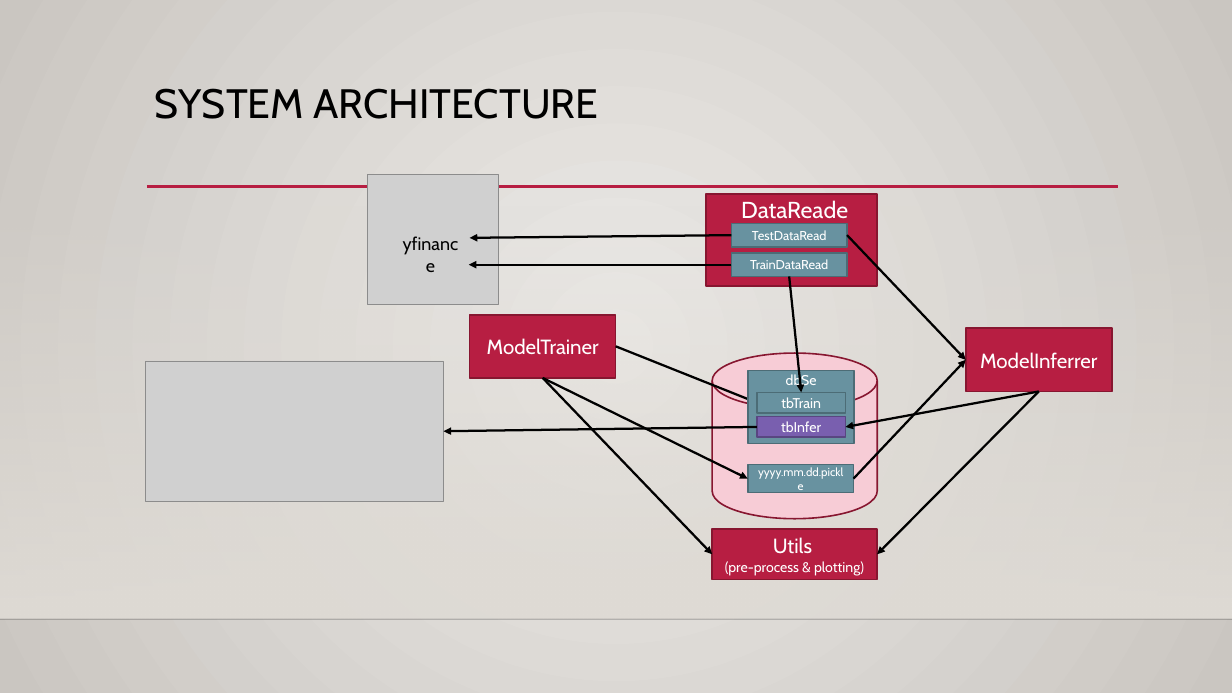
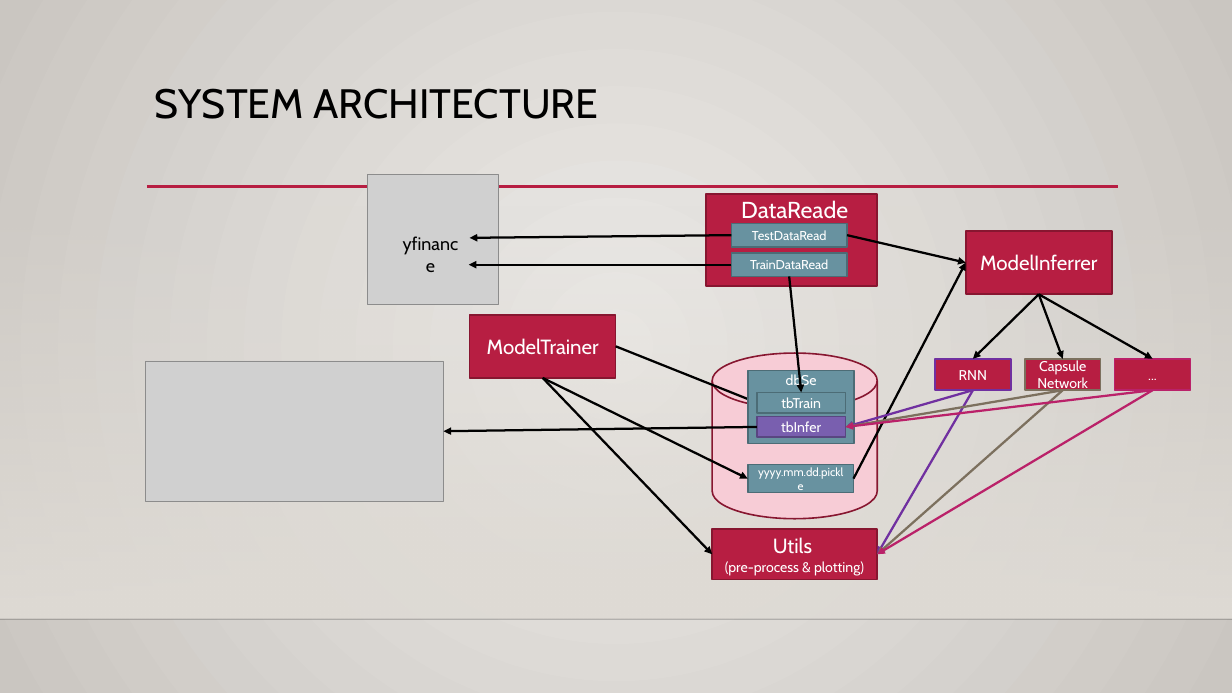
Before and after one commit to ikramu/Stock-analysis, a slide deck: slide 2 of stock_research/OnlineStockPredictor2021/docs/System design and specifications.pptx. Drawn at 1232x693 pixels with LibreOffice and Linux fonts; fonts in the diff are those of the drawing; grey boxes stand for pictures; background and template pictures are left out. Boxes give left, top, right and bottom in pixels: in the first picture for what was removed or moved away, otherwise in the second. Text is boxed around its words. In the diff, an @@ line names an element or a change of style, - is before the commit and + after.

```diff
--- a/stock_research/OnlineStockPredictor2021/docs/System design and specifications.pptx
+++ b/stock_research/OnlineStockPredictor2021/docs/System design and specifications.pptx
@@ arrow moved from (848, 235) - (966, 360) to (848, 235) - (966, 262) @@
@@ rectangle "ModelInferrer": place and size @@
-rectangle "ModelInferrer" at [966, 328, 1112, 391]
+rectangle "ModelInferrer" at [966, 231, 1112, 294]
@@ arrow moved from (854, 479) - (966, 360) to (854, 479) - (966, 262) @@
@@ arrow moved from (1039, 392) - (846, 427) to (973, 390) - (846, 427) @@
@@ arrow (973, 390) - (846, 427): stroke #000000 1.75 pt to #7030A0 1.75 pt @@
@@ arrow moved from (1039, 392) - (877, 555) to (973, 390) - (877, 555) @@
@@ arrow (973, 390) - (877, 555): stroke #000000 1.75 pt to #7030A0 1.75 pt @@
@@ group added at [846, 294, 1190, 555]: 7 arrows, 3 rectangles @@
+RNN
+Capsule Network
+...
```
Also in this commit, not shown: 10 other files.
